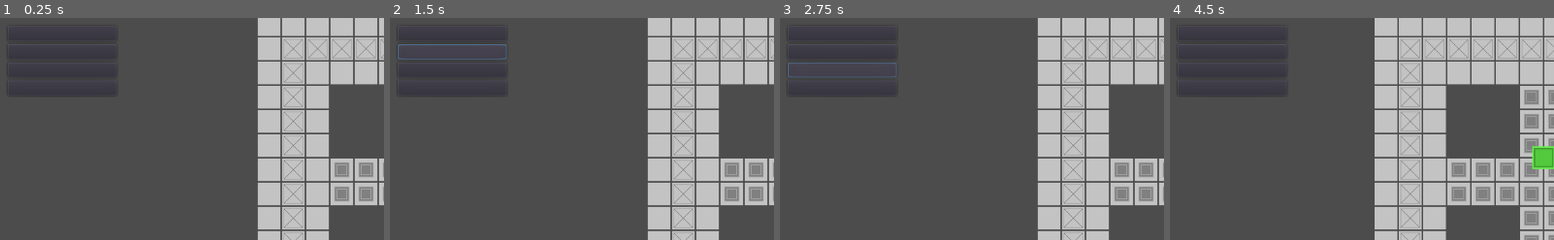
Above: before the commit, frames 1-4 (left to right).
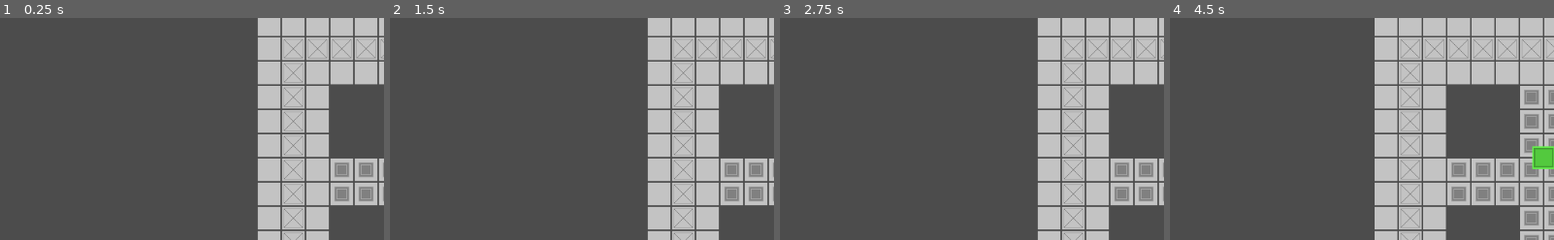
Above: after the commit, the same moments.

Repository: Henelik/HackGame
Game: Godot game, scene res://test.tscn
Same seed, same stepped clock (60 frames per second), same inputs: the game is played once before the commit and once after it.
Inputs (mouse positions are % of the whole screen's width and height, from its top left):
- Up to frame 1 (0.25 s): no input
- Up to frame 2 (1.5 s): click (9, 12) at 0.52 s; click (9, 16) at 1.27 s
- Up to frame 3 (2.75 s): click (9, 20) at 2.02 s
- Up to frame 4 (4.5 s): click (9, 24) at 2.77 s; click "End Turn" at 3.5 s; tap Enter at 4.25 s; move the mouse to (57, 40) at 4.27 s; hold Right (ui_right) from 4.28 s (still down); click (57, 40) at 4.42 s
The pictures show only the part of the screen within x 1-51%, y 9-59%; the shares and areas given below are measured in that part.

The runs differ from the first frame. In frame 2, 0.3% of the frame differs, in the area x 2-31%, y 11-19%; in frame 3, 0.2%; in frame 4, less than 0.1%.

Commit message:
Added abilities and attack ability AI support

Diff:
--- a/Databattle/Abilities/AttackAbility.tscn
+++ b/Databattle/Abilities/AttackAbility.tscn
@@ -4,4 +4,5 @@
 
 [node name="AttackAbility" type="Node2D"]
 script = ExtResource( 1 )
+abilityName = "Attack"
 gizmoColor = Color( 0.92549, 0.470588, 0.470588, 0.682353 )
--- a/Databattle/DatabattleCamera.tscn
+++ b/Databattle/DatabattleCamera.tscn
@@ -22,37 +22,38 @@
 margin_bottom = 278.948
 text = "End Turn"
 
-[node name="Container" type="GridContainer" parent="Camera2D"]
+[node name="ActionButtons" type="GridContainer" parent="Camera2D"]
+visible = false
 margin_left = -488.895
 margin_top = -238.263
 margin_right = -344.895
 margin_bottom = 149.737
 
-[node name="ActionButton1" type="Button" parent="Camera2D/Container"]
+[node name="ActionButton1" type="Button" parent="Camera2D/ActionButtons"]
 margin_right = 144.0
 margin_bottom = 20.0
 size_flags_horizontal = 3
 
-[node name="ActionButton2" type="Button" parent="Camera2D/Container"]
+[node name="ActionButton2" type="Button" parent="Camera2D/ActionButtons"]
 margin_top = 24.0
 margin_right = 144.0
 margin_bottom = 44.0
 size_flags_horizontal = 3
 
-[node name="ActionButton3" type="Button" parent="Camera2D/Container"]
+[node name="ActionButton3" type="Button" parent="Camera2D/ActionButtons"]
 margin_top = 48.0
 margin_right = 144.0
 margin_bottom = 68.0
 size_flags_horizontal = 3
 
-[node name="ActionButton4" type="Button" parent="Camera2D/Container"]
+[node name="ActionButton4" type="Button" parent="Camera2D/ActionButtons"]
 margin_top = 72.0
 margin_right = 144.0
 margin_bottom = 92.0
 size_flags_horizontal = 3
 
 [connection signal="pressed" from="Camera2D/EndTurnButton" to="." method="_on_EndTurnButton_pressed"]
-[connection signal="pressed" from="Camera2D/Container/ActionButton1" to="." method="_on_ActionButton1_pressed"]
-[connection signal="pressed" from="Camera2D/Container/ActionButton2" to="." method="_on_ActionButton2_pressed"]
-[connection signal="pressed" from="Camera2D/Container/ActionButton3" to="." method="_on_ActionButton3_pressed"]
-[connection signal="pressed" from="Camera2D/Container/ActionButton4" to="." method="_on_ActionButton4_pressed"]
+[connection signal="pressed" from="Camera2D/ActionButtons/ActionButton1" to="." method="_on_ActionButton1_pressed"]
+[connection signal="pressed" from="Camera2D/ActionButtons/ActionButton2" to="." method="_on_ActionButton2_pressed"]
+[connection signal="pressed" from="Camera2D/ActionButtons/ActionButton3" to="." method="_on_ActionButton3_pressed"]
+[connection signal="pressed" from="Camera2D/ActionButtons/ActionButton4" to="." method="_on_ActionButton4_pressed"]
--- a/Scripts/Abilities/AttackAbility.gd
+++ b/Scripts/Abilities/AttackAbility.gd
@@ -7,6 +7,7 @@
 
 func fireProgram(target):
 	target.damage(damage)
+	_postFire()
 
 func fireTile(tile: Vector2):
 	pass
--- a/Scripts/Abilities/BaseAbility.gd
+++ b/Scripts/Abilities/BaseAbility.gd
@@ -20,10 +20,19 @@
 	return false
 
 func _select():
+	print("Selecting " + abilityName + " ability")
+	_showGizmos()
+
+func _deselect():
+	print("Deselecting " + abilityName + " ability")
+	_hideGizmos()
+
+func _showGizmos():
 	var gizScn = load("res://Databattle/Gizmo.tscn")
-	for x in range(tileX-maxRange, tileX+maxRange):
-		for y in range(tileY-maxRange, tileY+maxRange):
+	for x in range(tileX-maxRange, tileX+maxRange+1):
+		for y in range(tileY-maxRange, tileY+maxRange+1):
 			if abs(x-tileX)+abs(y-tileY) <= maxRange and not (x == tileX and y == tileY):
+				print("spawning gizmo")
 				gizmos.append(gizScn.instance())
 				gizmos[-1].position.x = x*32
 				gizmos[-1].position.y = y*32
@@ -31,14 +40,19 @@
 				gizmos[-1].tileY = y
 				gizmos[-1].owningNode = self
 				gizmos[-1].setColor(gizmoColor)
+				get_tree().get_root().add_child(gizmos[-1])
 
-func _deselect():
+func _hideGizmos():
 	for g in gizmos:
 		g.queue_free()
 	gizmos = []
 
+func _postFire():
+	get_parent().turnEnded = true
+	get_tree().get_root().get_node("/root/Battle/CamControl").deselectAbility()
+
 func findTarget(tile: Vector2):
-	var cam = get_node("../CamControl")
+	var cam = get_tree().get_root().get_node("/root/Battle/CamControl")
 	for player in cam.progs:
 		for p in player:
 			if Vector2(p.tileX, p.tileY) == tile:
--- a/Scripts/BattleMap.gd
+++ b/Scripts/BattleMap.gd
@@ -95,5 +95,10 @@
 	path.remove(0) # the path includes the program head's location, so we need to remove it
 	return path
 
+func findInRange(start: Vector2, targets, r: int):
+	for t in targets:
+		if abs(t.x-start.x)+abs(t.y-start.y) <= r:
+			return t
+
 func getProgramAtPoint(p):
 	pass
--- a/Scripts/cameraController.gd
+++ b/Scripts/cameraController.gd
@@ -6,6 +6,7 @@
 export(Array, int) var playerTypes # 0 is local, 1 is AI, 2 is online
 var currentPlayer # an index of the array
 var selectedProgram
+var selectedAbility
 var progs = []
 var bMap
 
@@ -37,10 +38,7 @@
 	_nextTurn()
 
 func _nextTurn():
-	# deselect the currently selected program
-	if selectedProgram != null:
-		selectedProgram._deselect()
-		selectedProgram = null
+	deselectProgram()
 	currentPlayer = (currentPlayer+1)%playerTypes.size()
 	for p in progs[currentPlayer]:
 		p.newTurn()
@@ -55,17 +53,32 @@
 	if selectedProgram != null:
 		deselectProgram()
 	selectedProgram = prog
-	if selectedProgram in progs[currentPlayer] and playerTypes[currentPlayer] == 0:
+	get_node("Camera2D/ActionButtons").visible = true
+	# add abilities to actionButtons
+	for a in range(prog.abilities.size()):
+		if a < 4:
+			get_node("Camera2D/ActionButtons/ActionButton" + str(a+1)).text = prog.abilities[a].abilityName
+	if selectedProgram in progs[currentPlayer] and playerTypes[currentPlayer] == 0 and not prog.turnEnded:
 		prog._select()
 	else:
 		prog._passiveSelect()
 
 func deselectProgram():
-	selectedProgram._deselect()
-	selectedProgram = null
+	if selectedProgram != null:
+		selectedProgram._deselect()
+		selectedProgram = null
+		get_node("Camera2D/ActionButtons").visible = false
+		get_node("Camera2D/ActionButtons/ActionButton1").text = ""
+		get_node("Camera2D/ActionButtons/ActionButton2").text = ""
+		get_node("Camera2D/ActionButtons/ActionButton3").text = ""
+		get_node("Camera2D/ActionButtons/ActionButton4").text = ""
 
 func _AITurn():
 	for p in progs[currentPlayer]:
+		var abRange = 1
+		if not p.abilities.empty():
+			if p.abilities[0].maxRange > abRange:
+				abRange = p.abilities[0].maxRange
 		var targets = []
 		for i in range(playerTypes.size()): # create the list of target tiles
 			if i == currentPlayer: # don't add this player's programs to the targets
@@ -76,23 +89,39 @@
 					targets.append(Vector2(t.tileX, t.tileY)) # and tails
 		bMap._updateMoveMap(p)
 		p.movePath(bMap.findPathGroup(Vector2(p.tileX, p.tileY), targets, 1))
+		if not p.abilities.empty():
+			var t = bMap.findInRange(Vector2(p.tileX, p.tileY), targets, p.abilities[0].maxRange)
+			if t != null:
+				p.abilities[0].gizmoCallback(t.x, t.y)
 	_nextTurn()
 
 func currentPlayerType():
 	return playerTypes[currentPlayer]
 
-
 func _on_ActionButton1_pressed():
-	pass # Replace with function body.
-
+	deselectAbility()
+	selectAbility(0)
 
 func _on_ActionButton2_pressed():
-	pass # Replace with function body.
-
+	deselectAbility()
+	selectAbility(1)
 
 func _on_ActionButton3_pressed():
-	pass # Replace with function body.
-
+	deselectAbility()
+	selectAbility(2)
 
 func _on_ActionButton4_pressed():
-	pass # Replace with function body.
+	deselectAbility()
+	selectAbility(3)
+
+func selectAbility(n):
+	if selectedProgram != null:
+		if selectedProgram.abilities.size() > n and not selectedProgram.turnEnded:
+			selectedProgram.abilities[n]._select()
+			selectedAbility = selectedProgram.abilities[n]
+			selectedProgram._hideMoveGizmos()
+
+func deselectAbility():
+	if selectedAbility != null:
+		selectedAbility._deselect()
+		selectedAbility = null
--- a/Scripts/programHead.gd
+++ b/Scripts/programHead.gd
@@ -31,6 +31,9 @@
 	$Sprite.modulate = col
 	for a in abilityRefs: # load and instantiate the ability nodes from the references
 		abilities.append(load(a).instance())
+		add_child(abilities[-1])
+		abilities[-1].tileX = tileX
+		abilities[-1].tileY = tileY
 
 func _input_event(viewport, event, shape_idx):
 	if event is InputEventMouseButton\
@@ -44,6 +47,17 @@
 		_passiveSelect()
 		return
 	print("Selecting " + progName)
+	_showMoveGizmos()
+
+func _deselect():
+	_hideMoveGizmos()
+	for a in abilities:
+		a._deselect()
+
+func _passiveSelect(): # the current player doesn't control this program
+	print("Passive selecting " + progName)
+
+func _showMoveGizmos():
 	get_node(levelRef)._updateMoveMap(self)
 	if movesLeft > 0:
 		var gizScn = load("res://Databattle/Gizmo.tscn")
@@ -60,13 +74,10 @@
 						moveGizmos[-1].owningNode = self
 						get_node("/root").add_child(moveGizmos[-1])
 
-func _deselect():
+func _hideMoveGizmos():
 	for g in moveGizmos:
 		g.queue_free()
 	moveGizmos = []
-
-func _passiveSelect(): # the current player doesn't control this program
-	print("Passive selecting " + progName)
 
 func _addTailSector(x, y):
 	for t in tailSectors: # If there is already a tail sector here
@@ -97,6 +108,10 @@
 	position.x = tileX*32
 	position.y = tileY*32
 	movesLeft -= 1
+	# update ability positions
+	for a in abilities:
+		a.tileX = tileX
+		a.tileY = tileY
 
 func gizmoCallback(x, y):
 	if get_node("../CamControl").currentPlayerType() == 0:
--- a/test.tscn
+++ b/test.tscn
@@ -4,7 +4,7 @@
 [ext_resource path="res://Databattle/ProgramHead.tscn" type="PackedScene" id=2]
 [ext_resource path="res://Databattle/BattleMap.tscn" type="PackedScene" id=3]
 
-[node name="Node2D" type="Node2D"]
+[node name="Battle" type="Node2D"]
 
 [node name="CamControl" parent="." instance=ExtResource( 1 )]
 
@@ -14,6 +14,7 @@
 position = Vector2( 62.7798, -66.2736 )
 movesPerTurn = 5
 maxSize = 4
+abilityRefs = [ "res://Databattle/Abilities/AttackAbility.tscn" ]
 
 [node name="ProgramHead3" parent="." groups=[
 "Programs",
@@ -31,5 +32,6 @@
 progName = "Hack"
 col = Color( 0.290196, 0.541176, 0.933333, 1 )
 owningPlayerId = 1
+abilityRefs = [ "res://Databattle/Abilities/AttackAbility.tscn" ]
 
 [node name="BattleMap" parent="." instance=ExtResource( 3 )]
